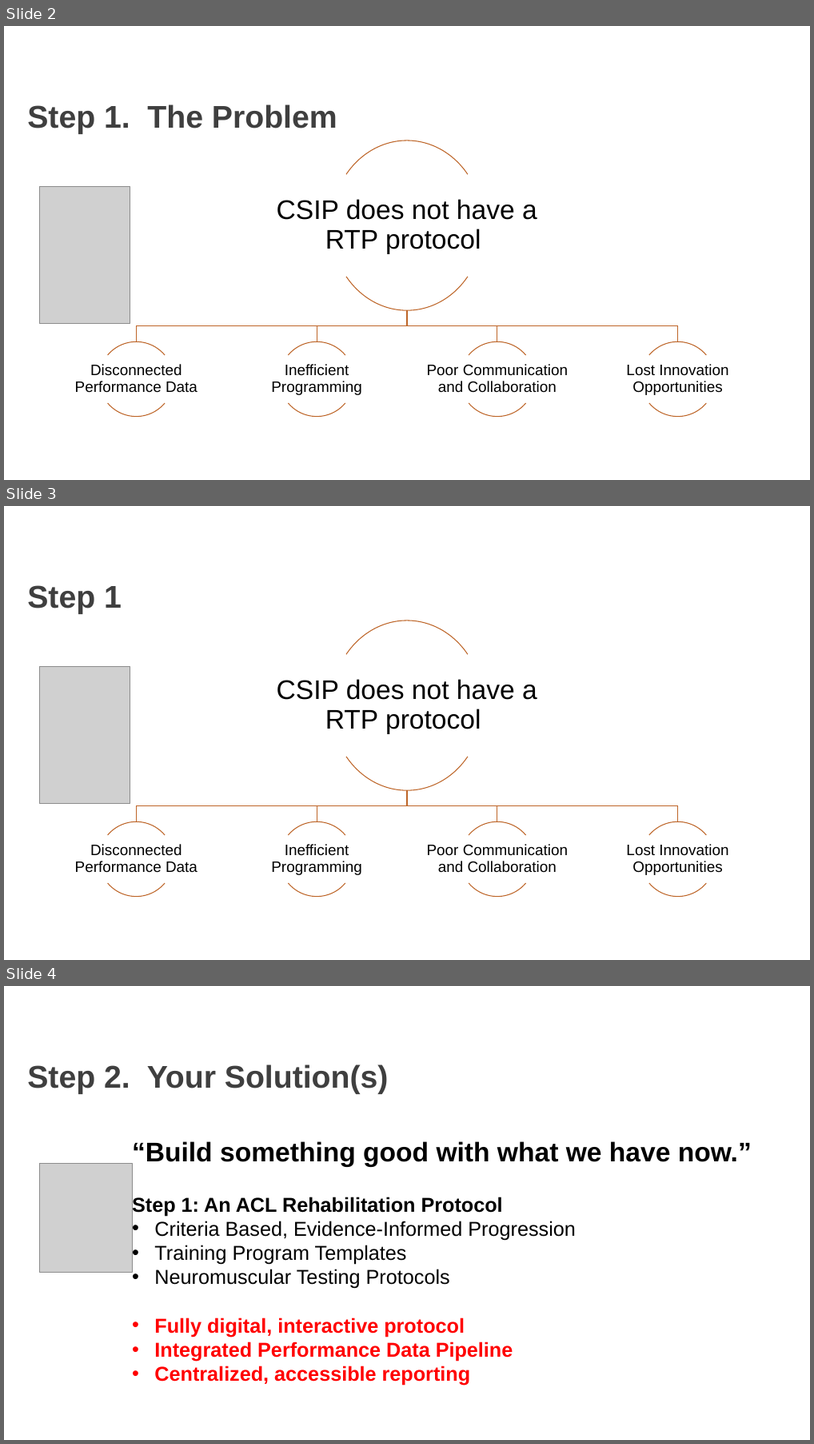
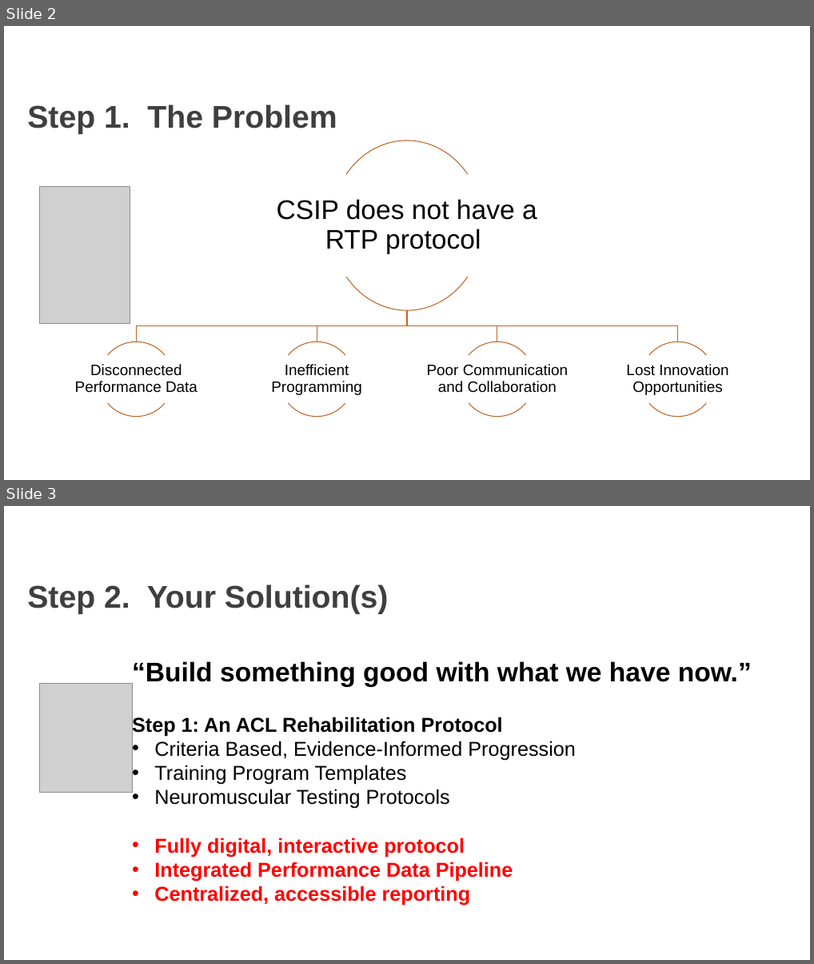
Before and after one commit to AKates717/CSI-Pacific-RTP, a slide deck: RTP Resources/RTP_Project_Pitch.pptx. Shown one above the other, each under a label of ours: slides 2, 3 and 4 before the commit, slides 2 and 3 after it. The pictures are 814x1444 and 814x964 pixels, drawn with LibreOffice and Linux fonts; fonts in the diff are those of the drawing; grey boxes stand for pictures; background and template pictures are left out. Boxes give left, top, right and bottom in pixels: in the first picture for what was removed or moved away, otherwise in the second. Text is boxed around its words. In the diff, an @@ line names an element or a change of style, - is before the commit and + after.

```diff
--- a/RTP Resources/RTP_Project_Pitch.pptx
+++ b/RTP Resources/RTP_Project_Pitch.pptx
@@ slide 3 removed at box(4, 506, 810, 960), background picture (left out) @@
@@ title removed at box(27, 585, 122, 614) @@
-Step 1
@@ picture removed at box(40, 666, 130, 803) @@
@@ group removed at box(75, 620, 729, 896): 10 arc (boxed as its full ellipse)s, 5 texts, 4 freeform shapes @@
-CSIP does not have a RTP protocol
-Disconnected Performance Data
-Inefficient Programming
-Poor Communication and Collaboration
-Lost Innovation Opportunities
@@ what was slide 4 is now slide 3 @@
```
Also in this commit, not shown: 4 slides changed, 20 other files.
